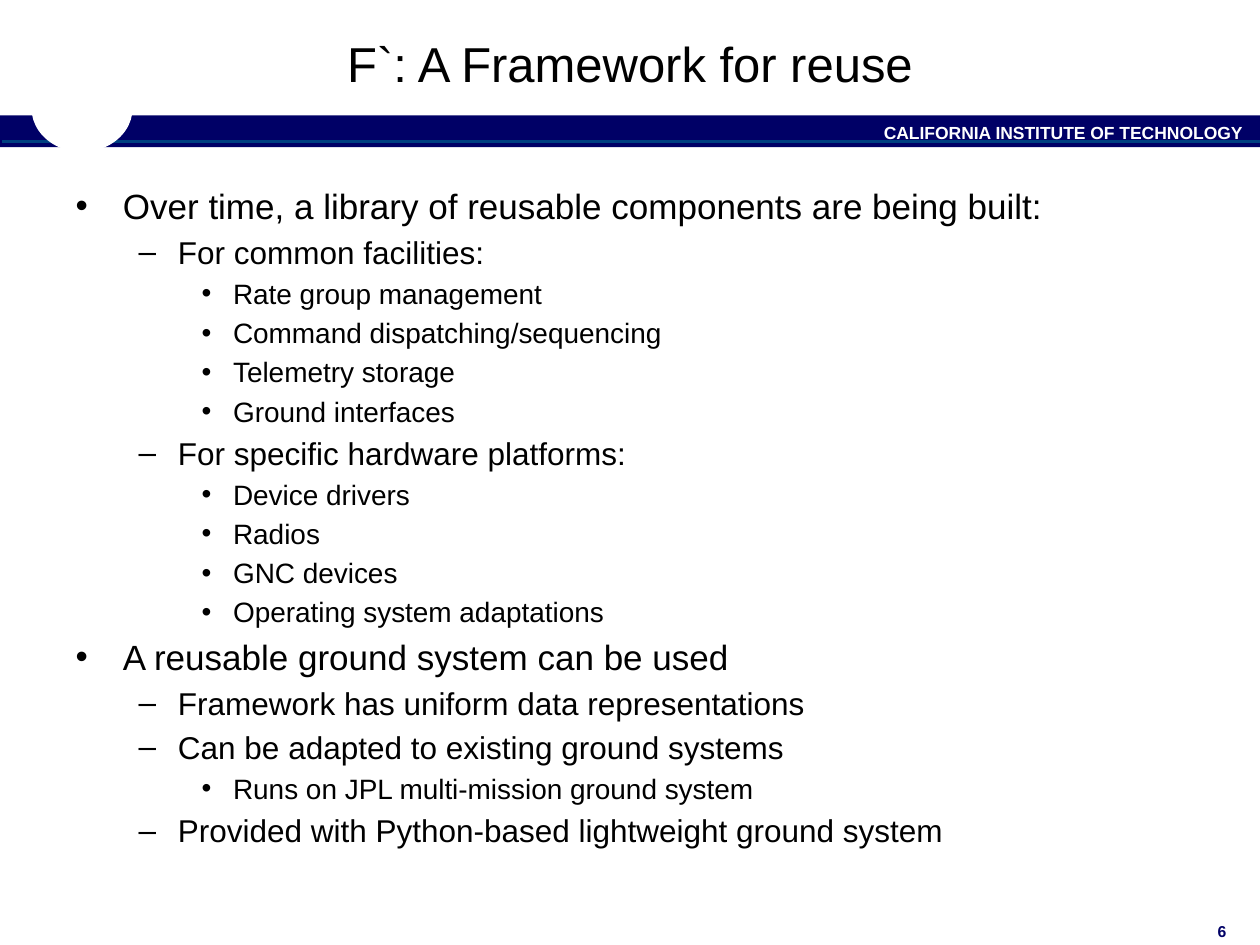
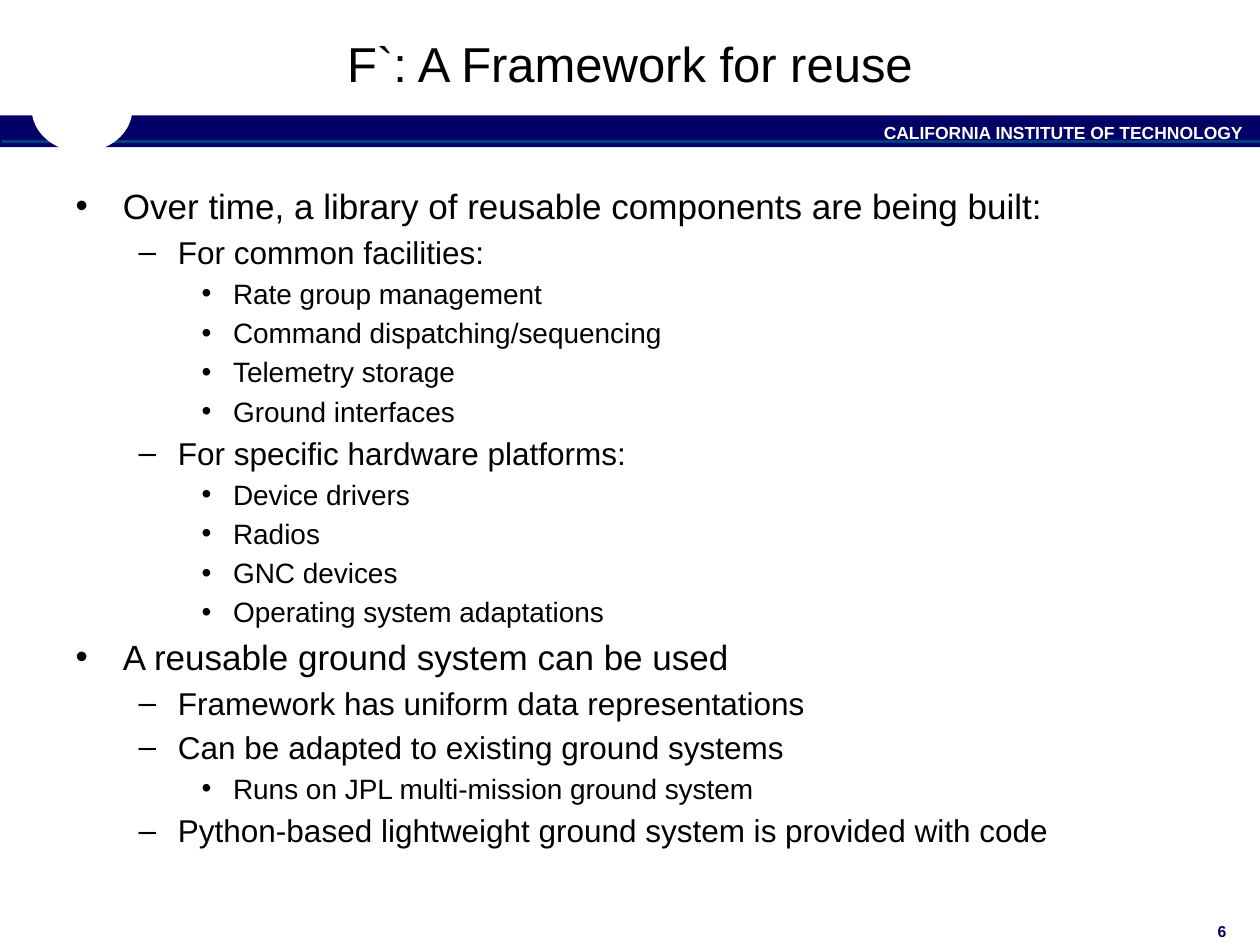
Before and after one commit to nasa/fprime, a slide deck: slide 6 of docs/Architecture/FPrimeArchitectureShort.pptx. Drawn at 1260x945 pixels with LibreOffice and Linux fonts; fonts in the diff are those of the drawing; background and template pictures are left out. Boxes give left, top, right and bottom in pixels: in the first picture for what was removed or moved away, otherwise in the second. Text is boxed around its words. In the diff, an @@ line names an element or a change of style, - is before the commit and + after.

```diff
--- a/docs/Architecture/FPrimeArchitectureShort.pptx
+++ b/docs/Architecture/FPrimeArchitectureShort.pptx
@@ text at (178,819,1047,848): text changed @@
-  – Provided with Python-based lightweight ground system
+  – Python-based lightweight ground system is provided with code
```
Also in this commit, not shown: 7 other slides changed, 1 other file.
